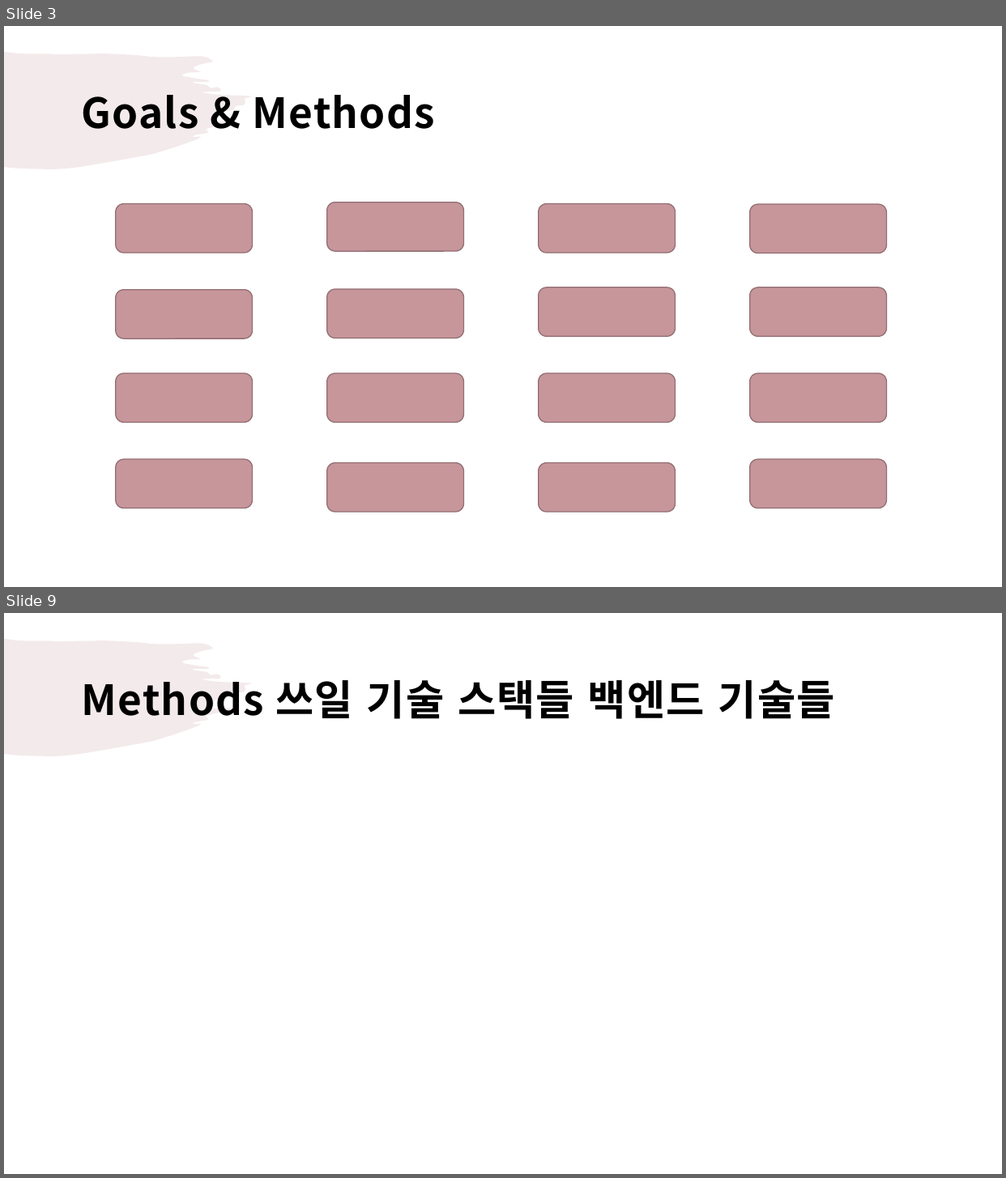
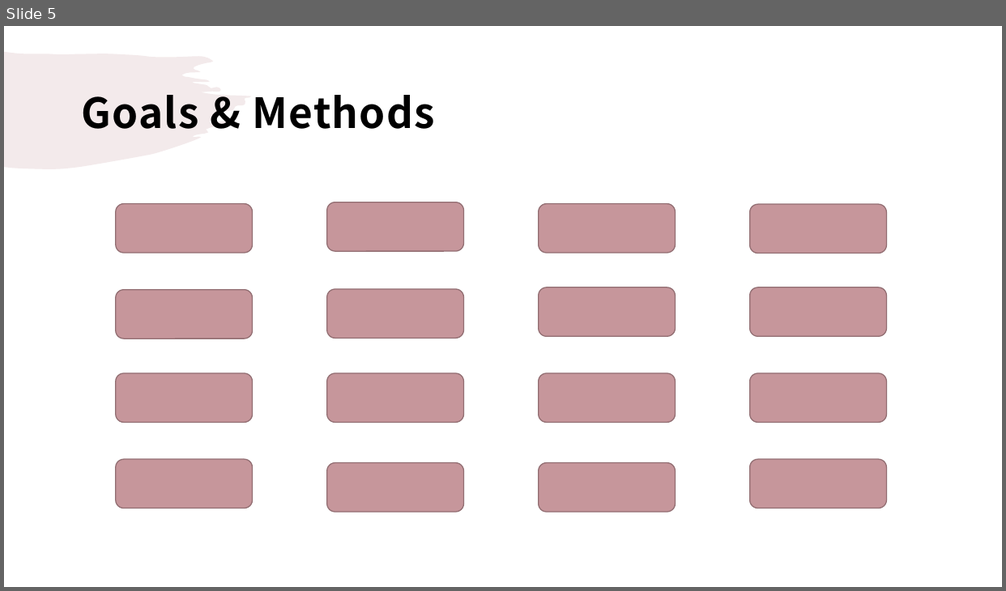
Before and after one commit to droongma/2021spring_41class_team13, a slide deck: 팀플제안서ppt.pptx. Shown one above the other, each under a label of ours: slides 3 and 9 before the commit, slide 5 after it; the slides between them are not shown. The pictures are 1006x1178 and 1006x591 pixels, drawn with LibreOffice and Linux fonts; fonts in the diff are those of the drawing. Boxes give left, top, right and bottom in pixels: in the first picture for what was removed or moved away, otherwise in the second. Text is boxed around its words. In the diff, an @@ line names an element or a change of style, - is before the commit and + after.

```diff
--- a/팀플제안서ppt.pptx
+++ b/팀플제안서ppt.pptx
@@ slide 9 removed at (4, 613, 1002, 1174), background #FFFFFF; not listed: 1 template element that a slide beside it also shows @@
@@ title removed at (82, 680, 835, 719) @@
-Methods 쓰일 기술 스택들 백엔드 기술들
@@ what was slide 3 is now slide 5 @@
```
Also in this commit, not shown: 4 slides added, 5 other slides removed, 1 other file.
